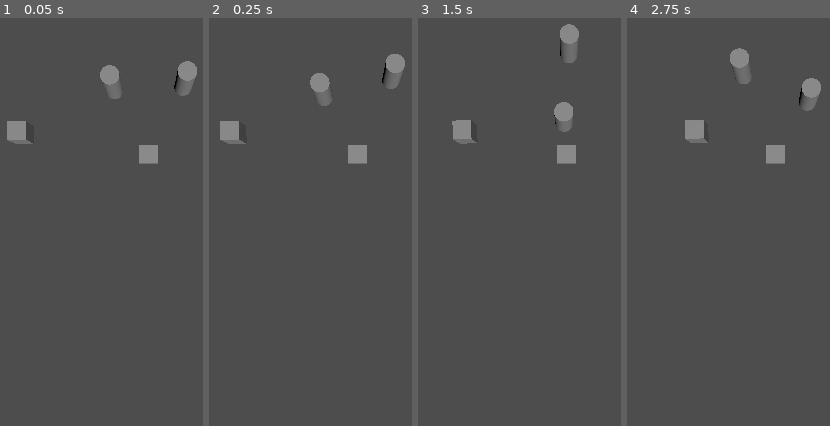
Above: before the commit, frames 1-4 (left to right).
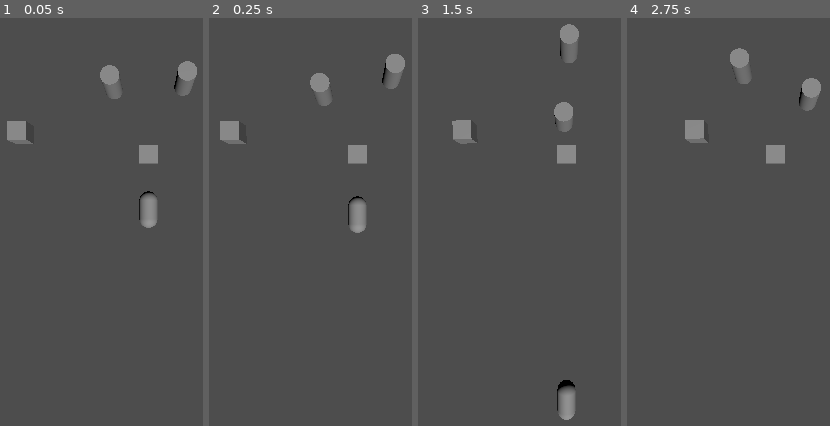
Above: after the commit, the same moments.

Repository: Raftatul/game-jam-behavior-2025
Game: Godot game, scene res://src/levels/vivian_room.tscn
The game is run twice, just before and just after one commit, with the same random seed, the same clock (stepped at 60 frames per second) and the same inputs. This scene is started directly instead of the project's main scene.
Inputs:
- Up to frame 1 (0.05 s): no input
- Up to frame 2 (0.25 s): no input
- Up to frame 3 (1.5 s): tap Enter (ui_accept) at 0.5, 0.77 s; hold Right (ui_right) 0.53-1.28 s; tap Shift (dash) at 0.6 s; hold Down (ui_down) from 1.28 s (still down); tap E (switch_camera) at 1.35 s
- Up to frame 4 (2.75 s): tap Enter (ui_accept) at 1.52 s; release Down (ui_down) at 2.03 s; hold Right (ui_right) from 2.03 s (still down); tap Shift (dash) at 2.1 s

The runs differ from the first frame. In frame 1, 0.6% of the frame differs, in the area x 68-78%, y 42-52%; in frame 2, 0.6%; in frame 3, 0.7%, in the area x 68-78%, y 88-99%; in frame 4, nothing differs.

Commit message:
Added Quantic object

Diff:
--- a/game-jam-behavior-2025/src/components/switchable_collision.tscn
+++ b/game-jam-behavior-2025/src/components/switchable_collision.tscn
@@ -5,10 +5,9 @@
 [sub_resource type="BoxShape3D" id="BoxShape3D_x4ahr"]
 size = Vector3(1, 1, 0.2)
 
-[node name="SwitchableCollisionShape3D" type="CollisionShape3D" node_paths=PackedStringArray("toggle_meshes")]
+[node name="SwitchableCollisionShape3D" type="CollisionShape3D"]
 shape = SubResource("BoxShape3D_x4ahr")
 script = ExtResource("1_vdwqp")
-toggle_meshes = NodePath("")
 
 [node name="Timer" type="Timer" parent="."]
 autostart = true
--- /dev/null
+++ b/game-jam-behavior-2025/src/ldos/quantic_folder/quantic_object.gd
@@ -0,0 +1,26 @@
+@tool
+extends RigidBody3D
+class_name Quantic_Object
+
+var linked_object: Quantic_Object
+
+@export var activated:bool = true:
+	get(): return activated
+	set(value):
+		if value != activated:
+			if linked_object:
+				linked_object._react()
+			$SwitchableCollisionShape3D.switch()
+			activated = value
+
+
+func toggle():
+	activated = !activated
+
+
+func _react():
+	$SwitchableCollisionShape3D.switch()
+
+
+func _on_visibility_component_on_screen_visibility_changed(visible: bool) -> void:
+	toggle()
--- /dev/null
+++ b/game-jam-behavior-2025/src/ldos/quantic_folder/quantic_object.tscn
@@ -0,0 +1,22 @@
+[gd_scene load_steps=5 format=3 uid="uid://cupd6l1yfd02o"]
+
+[ext_resource type="Script" uid="uid://ccatwonpn114a" path="res://src/ldos/quantic_folder/quantic_object.gd" id="1_l4fe1"]
+[ext_resource type="PackedScene" uid="uid://c3g55casshl06" path="res://src/components/visibility_component.tscn" id="1_pbt24"]
+[ext_resource type="PackedScene" uid="uid://cuxkeeygt4rw1" path="res://src/components/switchable_collision.tscn" id="2_r5yht"]
+
+[sub_resource type="BoxShape3D" id="BoxShape3D_l4fe1"]
+size = Vector3(2, 2, 2)
+
+[node name="QuanticObject" type="RigidBody3D"]
+script = ExtResource("1_l4fe1")
+
+[node name="MeshInstance3D" type="MeshInstance3D" parent="."]
+
+[node name="SwitchableCollisionShape3D" parent="." node_paths=PackedStringArray("toggle_meshes") instance=ExtResource("2_r5yht")]
+shape = SubResource("BoxShape3D_l4fe1")
+switch_mode = 1
+toggle_meshes = NodePath("../MeshInstance3D")
+
+[node name="VisibilityComponent" parent="." instance=ExtResource("1_pbt24")]
+
+[connection signal="on_screen_visibility_changed" from="VisibilityComponent" to="." method="_on_visibility_component_on_screen_visibility_changed"]
--- a/game-jam-behavior-2025/src/ldos/visibility_switcher/swichable_object.gd
+++ b/game-jam-behavior-2025/src/ldos/visibility_switcher/swichable_object.gd
@@ -1,16 +1,24 @@
+@tool
 extends CollisionShape3D
 
-@onready var timer: Timer = $Timer
+enum SWITCH_MODE {TIMED,PASSIVE}
 
+signal onToggle(blocking:bool)
+
+@export var switch_mode:SWITCH_MODE = SWITCH_MODE.TIMED
 @export var switching_interval:float = 5
 @export var use_custom_behavior:bool
+@export var disable_collision:bool = true
 @export var toggle_meshes:MeshInstance3D
 
 var toggle_state:bool
 
-signal onToggle(blocking:bool)
+@onready var timer: Timer = $Timer
 
 func _ready() -> void:
+	if switch_mode == SWITCH_MODE.PASSIVE:
+		return
+
 	timer.wait_time = switching_interval
 
 	timer.timeout.connect(switch)
@@ -25,6 +33,8 @@
 
 	if (owner is PhysicsBody3D):
 		owner.collision_layer = 1 if toggle_state else 2
+		if disable_collision:
+			self.process_mode = Node.PROCESS_MODE_DISABLED if !toggle_state else Node.PROCESS_MODE_INHERIT
 
 	onToggle.emit(toggle_state)
 
--- a/game-jam-behavior-2025/src/levels/vivian_room.tscn
+++ b/game-jam-behavior-2025/src/levels/vivian_room.tscn
@@ -1,8 +1,9 @@
-[gd_scene load_steps=7 format=3 uid="uid://c6k6haam1kgbk"]
+[gd_scene load_steps=10 format=3 uid="uid://c6k6haam1kgbk"]
 
 [ext_resource type="PackedScene" uid="uid://l6t2l73wo01p" path="res://src/ldos/movement/rotator.tscn" id="1_il7l4"]
 [ext_resource type="PackedScene" uid="uid://2vxwbtdextyx" path="res://src/ldos/movement/translator.tscn" id="2_c5uyr"]
 [ext_resource type="PackedScene" uid="uid://deew70tfogvw5" path="res://src/ldos/visibility_switcher/SwitchingMesh.tscn" id="3_gigd5"]
+[ext_resource type="PackedScene" uid="uid://cupd6l1yfd02o" path="res://src/ldos/quantic_folder/quantic_object.tscn" id="4_oggrv"]
 
 [sub_resource type="CylinderMesh" id="CylinderMesh_il7l4"]
 
@@ -14,6 +15,10 @@
 point_count = 3
 
 [sub_resource type="BoxMesh" id="BoxMesh_oggrv"]
+
+[sub_resource type="CapsuleMesh" id="CapsuleMesh_l45jm"]
+
+[sub_resource type="CapsuleShape3D" id="CapsuleShape3D_h1nme"]
 
 [node name="VivianRoom" type="Node3D"]
 
@@ -42,7 +47,7 @@
 curve = SubResource("Curve3D_c5uyr")
 
 [node name="Translator" parent="Path3D" instance=ExtResource("2_c5uyr")]
-transform = Transform3D(-0.0181912, -0.0192942, -0.999633, 1.86261e-09, 0.999798, -0.0192974, 0.999818, -0.000351049, -0.0181878, -2.02598, -0.0277371, -0.0400491)
+transform = Transform3D(-0.0181912, -0.0192942, -0.999634, 1.86261e-09, 0.999798, -0.0192974, 0.999818, -0.000351049, -0.0181878, -2.02598, -0.0277371, -0.0400491)
 pause_at_extrimity = true
 
 [node name="MeshInstance3D" type="MeshInstance3D" parent="Path3D/Translator"]
@@ -50,3 +55,17 @@
 
 [node name="SwitchingMesh" parent="." instance=ExtResource("3_gigd5")]
 transform = Transform3D(1, 0, 0, 0, 1, 0, 0, 0, 1, 0, 3, 0)
+
+[node name="QuanticObject" parent="." instance=ExtResource("4_oggrv")]
+activated = false
+
+[node name="MeshInstance3D" parent="QuanticObject" index="0"]
+mesh = SubResource("CapsuleMesh_l45jm")
+
+[node name="SwitchableCollisionShape3D" parent="QuanticObject" index="1"]
+shape = SubResource("CapsuleShape3D_h1nme")
+
+[node name="VisibilityComponent" parent="QuanticObject" index="2"]
+aabb = AABB(-1, -1, -0.464278, 2, 2, 0.928555)
+
+[editable path="QuanticObject"]
Not shown, added: game-jam-behavior-2025/src/ldos/quantic_folder/quantic_object.gd.uid
Not shown: 1 places in game-jam-behavior-2025/src/levels/main_map.tscn that only renumber resources
